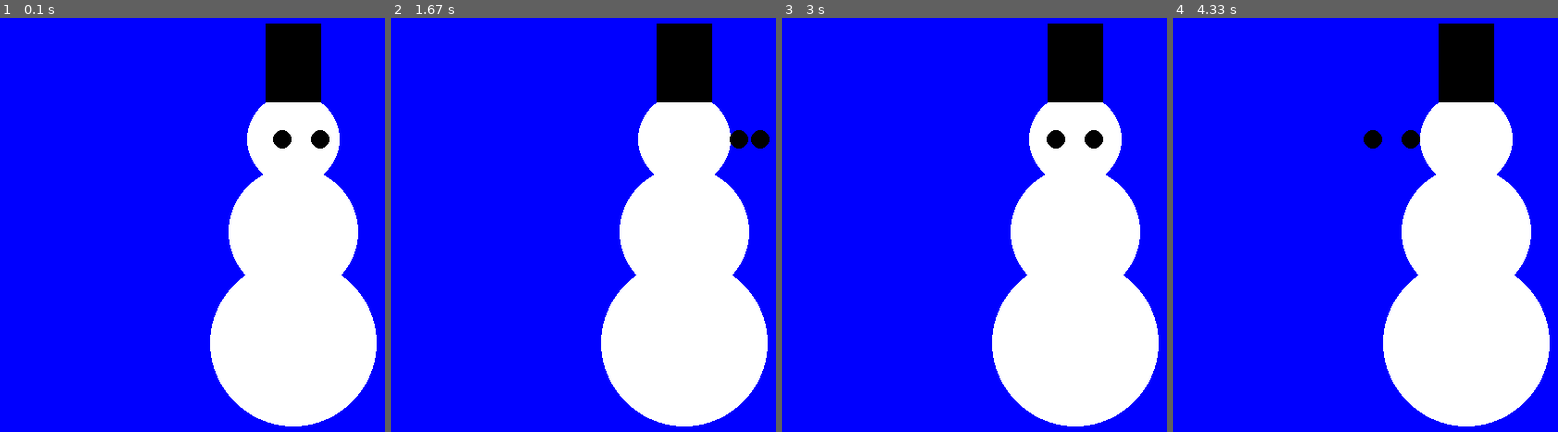
Above: before the commit, frames 1-4 (left to right).
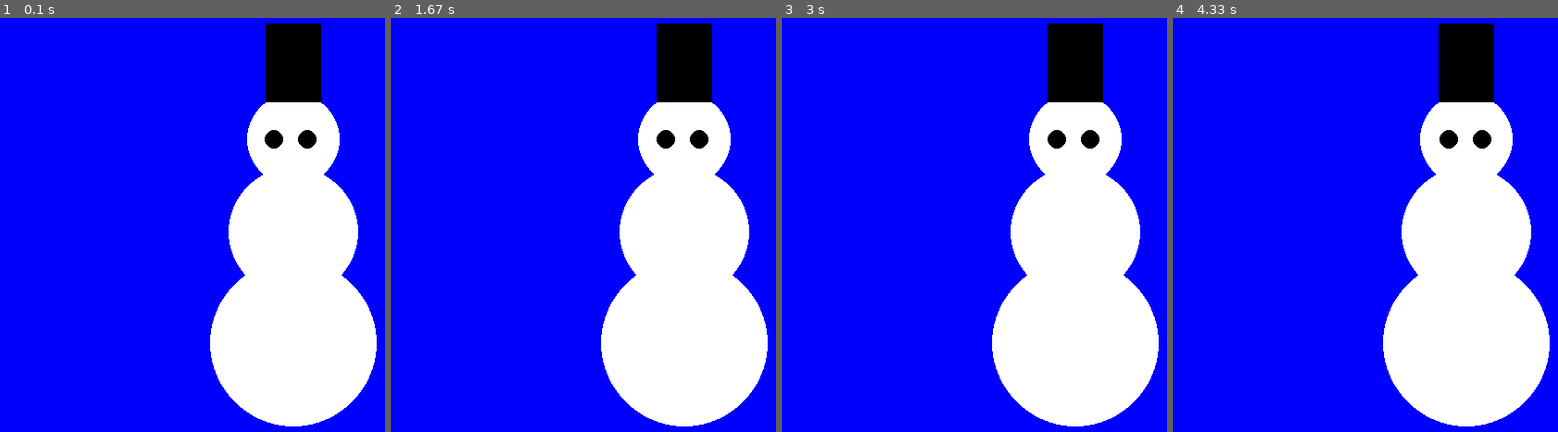
Above: after the commit, the same moments.

Repository: Tomaskis777/demoqa
Game: pygame game, started from PYGAME/GAME/Start.py
Two runs of this game, one before a commit and one after it. Both use one fixed random seed, a clock stepped at 60 frames per second and the inputs below.
Inputs:
- Up to frame 1 (0.1 s): no input
- Up to frame 2 (1.67 s): no input
- Up to frame 3 (3 s): no input
- Up to frame 4 (4.33 s): no input

The runs differ from the first frame. In frame 1, 0.5% of the frame differs, in the area x 68-86%, y 27-32%; in frame 2, 0.7%, in the area x 68-99%, y 27-32%; in frame 3, 0.1%; in frame 4, 0.7%.

Commit message:
Firs comit

Diff:
--- a/PYGAME/GAME/Start.py
+++ b/PYGAME/GAME/Start.py
@@ -19,16 +19,19 @@
     pygame.draw.rect(screen, black, (position, size))
 
 
-def update_position(objects):
+def update_position(objects, min_x, max_x, min_y, max_y):
     for obj in objects:
         obj['center'][0] += obj['speed_x']
         obj['center'][1] += obj['speed_y']
 
-        if obj['center'][0] > 500 - obj["radius"] or obj['center'][0] < obj["radius"]:
+        if obj['center'][0] > max_x - obj["radius"] or obj['center'][0] < min_x + obj["radius"]:
             obj["speed_x"] = -obj["speed_x"]
-        if obj['center'][1] > 50 - obj["radius"] or obj["center"][1] < obj["radius"]:
+        if obj['center'][1] > max_y - obj["radius"] or obj["center"][1] < min_y + obj["radius"]:
             obj["speed_y"] = -obj["speed_y"]
 
+
+# min_x, max_x = 20, 700
+# min_y, max_y = 50, 550
 
 circles = [
     {"center": (400, 200), "radius": 50},
@@ -36,9 +39,12 @@
     {"center": (400, 420), "radius": 90}
 ]
 
-circles2 = [
-     {"center": [379, 200], "radius": 10, "speed_x": 1, "speed_y": 0},
-     {"center": [420, 200], "radius": 10, "speed_x": 1, "speed_y": 0}
+left_circles = [
+     {"center": [379, 200], "radius": 10, "speed_x": 0.01, "speed_y": 0},
+]
+
+right_circles = [
+     {"center": [415, 200], "radius": 10, "speed_x": 0.01, "speed_y": 0},
 ]
 
 squares = [
@@ -63,10 +69,15 @@
     for circle in circles:
         draw_white_circle(screen, circle["center"], circle["radius"])
 
-    for circle in circles2:
+    for circle in left_circles:
         draw_black_circle(screen, circle["center"], circle["radius"])
 
-    update_position(circles2)
+    update_position(left_circles, 369, 400, 150, 300)
+
+    for circle in right_circles:
+        draw_black_circle(screen, circle["center"], circle["radius"])
+
+    update_position(right_circles, 405, 436, 150, 300)
 
     for rect in squares:
         draw_square(screen, rect["position"], rect["size"])
